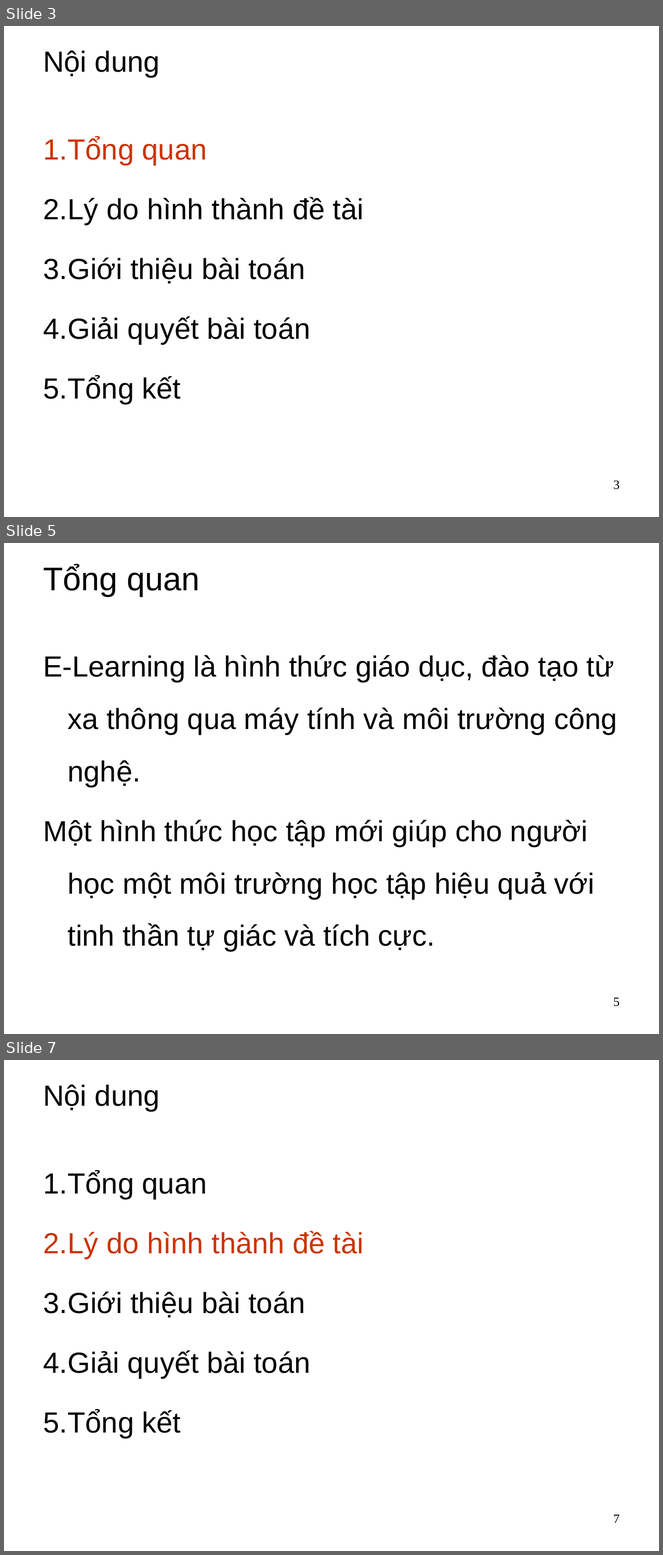
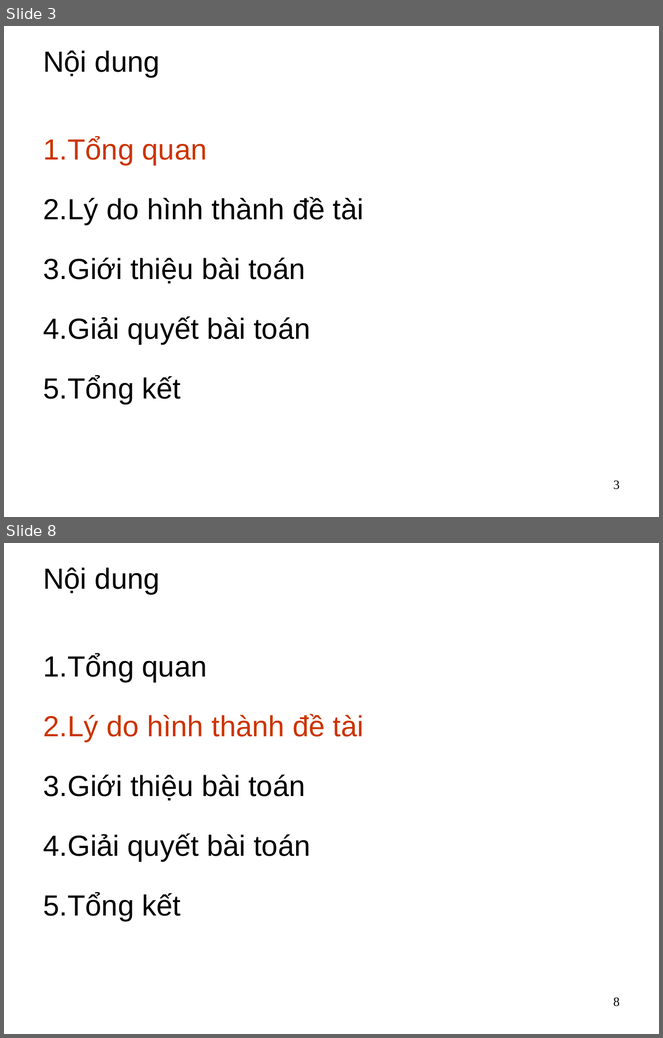
Before and after one commit to dhieucse09/mis, a slide deck: main/group-project/Group project.ppt. Shown one above the other, each under a label of ours: slides 3, 5 and 7 before the commit, slides 3 and 8 after it; the slides between them are not shown. The pictures are 663x1555 and 663x1038 pixels, drawn with LibreOffice and Linux fonts; fonts in the diff are those of the drawing; background and template pictures are left out. Boxes give left, top, right and bottom in pixels: in the first picture for what was removed or moved away, otherwise in the second. Text is boxed around its words. In the diff, an @@ line names an element or a change of style, - is before the commit and + after.

```diff
--- a/main/group-project/Group project.ppt
+++ b/main/group-project/Group project.ppt
@@ slide 5 removed at [4,543,659,1034], background picture (left out) @@
@@ title removed at [43,565,200,597] @@
-Tổng quan
@@ text removed at [43,655,618,952] @@
-E-Learning là hình thức giáo dục, đào tạo từ xa thông qua máy tính và môi trường công nghệ.
-Một hình thức học tập mới giúp cho người học một môi trường học tập hiệu quả với tinh thần tự giác và tích cực.
@@ page number removed at [613,998,620,1007] @@
-5
@@ what was slide 7 is now slide 8 @@
@@ page number at [613,997,620,1007]: text changed @@
-7
+8
```
Also in this commit, not shown: 9 slides changed, 6 slides added, 2 other slides removed, 14 other files.
